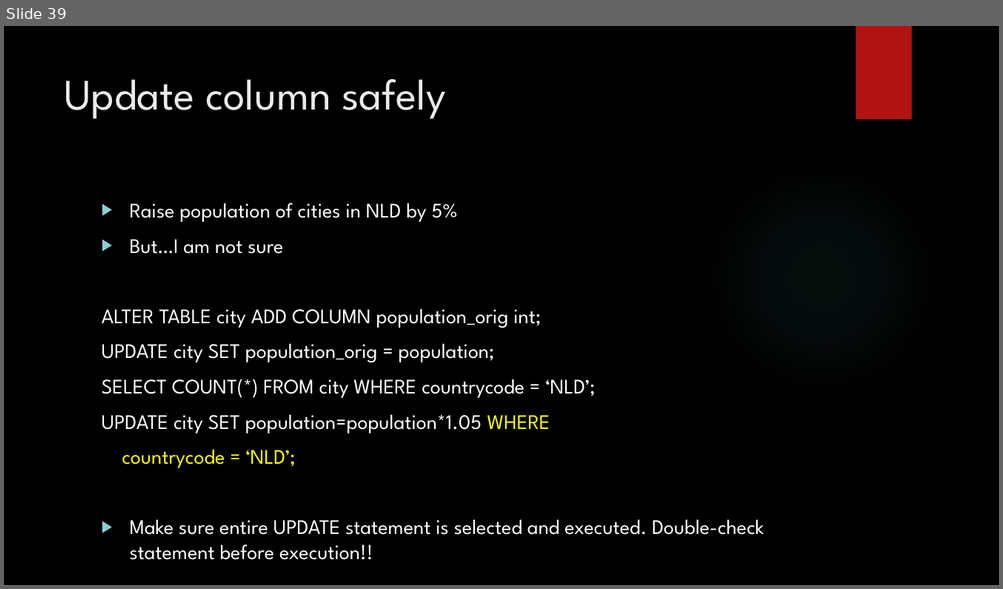
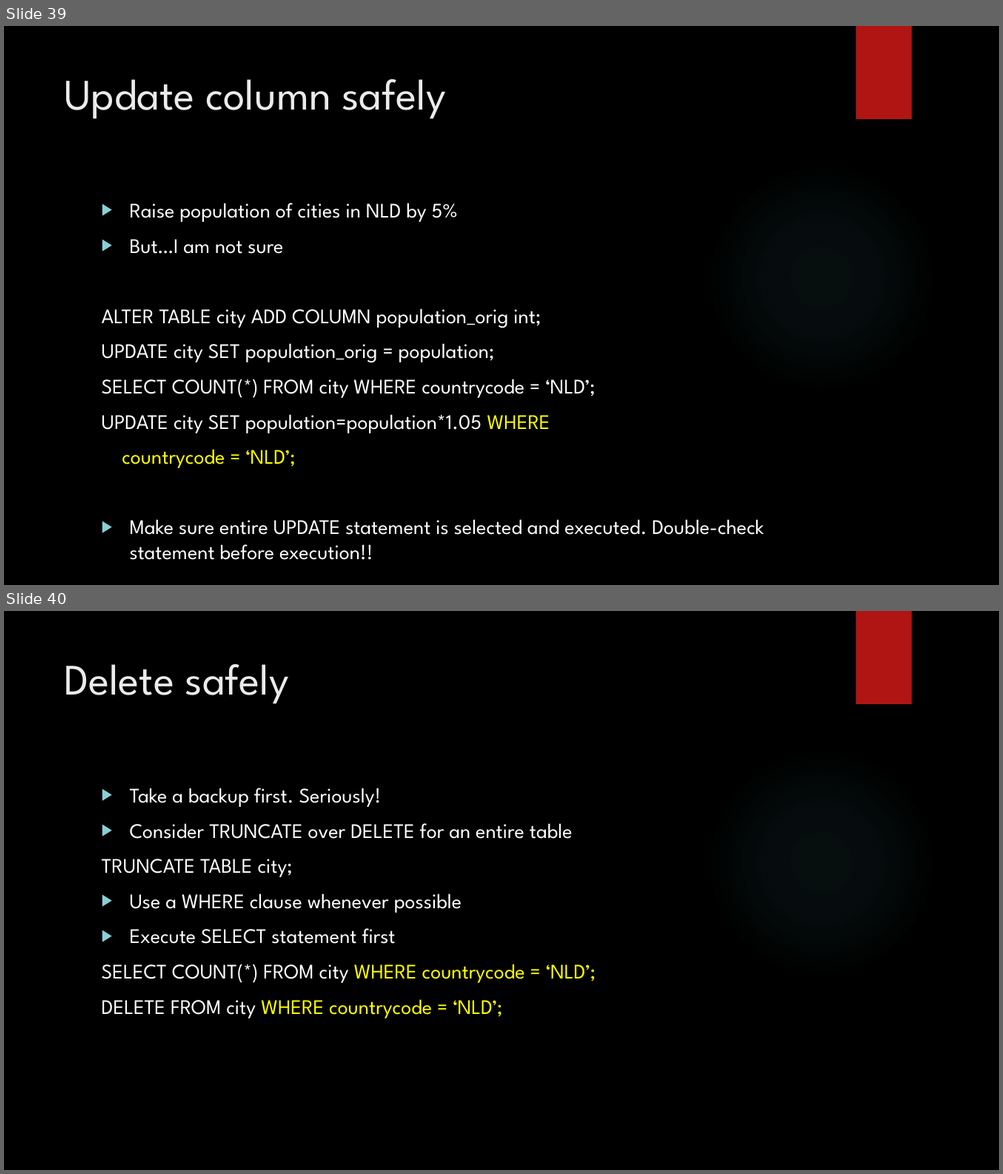
Before and after one commit to zedfoxus/database-bootcamp, a slide deck: Presentation/Database-Bootcamp-Presentation.pptx. Shown one above the other, each under a label of ours: slide 39 before the commit, slides 39 and 40 after it. The pictures are 1003x589 and 1003x1174 pixels, drawn with LibreOffice and Linux fonts; fonts in the diff are those of the drawing; background and template pictures are left out. Boxes give left, top, right and bottom in pixels: in the first picture for what was removed or moved away, otherwise in the second. Text is boxed around its words. In the diff, an @@ line names an element or a change of style, - is before the commit and + after.

```diff
--- a/Presentation/Database-Bootcamp-Presentation.pptx
+++ b/Presentation/Database-Bootcamp-Presentation.pptx
@@ slide 40 added at (x1=4, y1=611, x2=999, y2=1170), background picture (left out); not listed: 2 template elements that a slide beside it also shows @@
@@ title added at (x1=64, y1=664, x2=289, y2=704), 42 pt, text #EBEBEB @@
+Delete safely
@@ text added at (x1=102, y1=788, x2=595, y2=1019), 20 pt, text #FFFFFF @@
+▶ Take a backup first. Seriously!
+▶ Consider TRUNCATE over DELETE for an entire table
+TRUNCATE TABLE city;
+▶ Use a WHERE clause whenever possible
+▶ Execute SELECT statement first
+SELECT COUNT(*) FROM city WHERE countrycode = ‘NLD’;
+DELETE FROM city WHERE countrycode = ‘NLD’;
```
Also in this commit, not shown: 6 slides changed, 3 other slides added.
